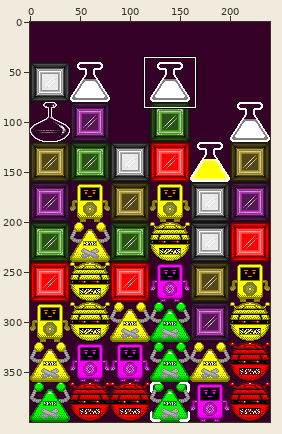
File history of a sprite sheet, levels/screens/0-party1.png. Above: a wide view before the commit, with the close-up outlined.
Close-up. First the earlier version:
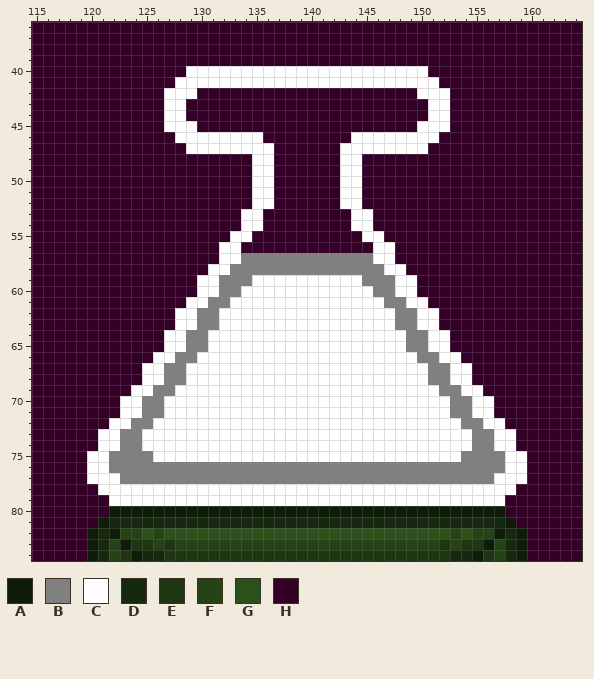
The file is 240x400 pixels. Colours within 5 levels of each other are drawn and written as one. Shown: x 115..164, y 36..84. The commit also changed other parts of the picture, which this record leaves out.
Palette (. is transparent): A #0f1c09  B #808080  C #ffffff  D #16280d  E #1e3612  F #254316  G #2d511b  H #350028
Pixels before (only the part around the change), first column x 117:
36 HHHHHHHHHHHHHHHHHHHHHHHHHHHHHHHHHHHHHHHHHHHHHHHH
37 HHHHHHHHHHHHHHHHHHHHHHHHHHHHHHHHHHHHHHHHHHHHHHHH
38 HHHHHHHHHHHHHHHHHHHHHHHHHHHHHHHHHHHHHHHHHHHHHHHH
39 HHHHHHHHHHHHHHHHHHHHHHHHHHHHHHHHHHHHHHHHHHHHHHHH
40 HHHHHHHHHHHHCCCCCCCCCCCCCCCCCCCCCCHHHHHHHHHHHHHH
41 HHHHHHHHHHHCCCCCCCCCCCCCCCCCCCCCCCCHHHHHHHHHHHHH
42 HHHHHHHHHHCCCHHHHHHHHHHHHHHHHHHHHCCCHHHHHHHHHHHH
43 HHHHHHHHHHCCHHHHHHHHHHHHHHHHHHHHHHCCHHHHHHHHHHHH
44 HHHHHHHHHHCCHHHHHHHHHHHHHHHHHHHHHHCCHHHHHHHHHHHH
45 HHHHHHHHHHCCCHHHHHHHHHHHHHHHHHHHHCCCHHHHHHHHHHHH
46 HHHHHHHHHHHCCCCCCCCHHHHHHHHCCCCCCCCHHHHHHHHHHHHH
47 HHHHHHHHHHHHCCCCCCCCHHHHHHCCCCCCCCHHHHHHHHHHHHHH
48 HHHHHHHHHHHHHHHHHHCCHHHHHHCCHHHHHHHHHHHHHHHHHHHH
49 HHHHHHHHHHHHHHHHHHCCHHHHHHCCHHHHHHHHHHHHHHHHHHHH
50 HHHHHHHHHHHHHHHHHHCCHHHHHHCCHHHHHHHHHHHHHHHHHHHH
51 HHHHHHHHHHHHHHHHHHCCHHHHHHCCHHHHHHHHHHHHHHHHHHHH
52 HHHHHHHHHHHHHHHHHHCCHHHHHHCCHHHHHHHHHHHHHHHHHHHH
53 HHHHHHHHHHHHHHHHHCCHHHHHHHHCCHHHHHHHHHHHHHHHHHHH
54 HHHHHHHHHHHHHHHHHCCHHHHHHHHCCHHHHHHHHHHHHHHHHHHH
55 HHHHHHHHHHHHHHHHCCHHHHHHHHHHCCHHHHHHHHHHHHHHHHHH
56 HHHHHHHHHHHHHHHCCHHHHHHHHHHHHCCHHHHHHHHHHHHHHHHH
57 HHHHHHHHHHHHHHHCCBBBBBBBBBBBBCCHHHHHHHHHHHHHHHHH
58 HHHHHHHHHHHHHHCCBBBBBBBBBBBBBBCCHHHHHHHHHHHHHHHH
59 HHHHHHHHHHHHHCCBBBCCCCCCCCCCBBBCCHHHHHHHHHHHHHHH
60 HHHHHHHHHHHHHCCBBCCCCCCCCCCCCBBCCHHHHHHHHHHHHHHH
61 HHHHHHHHHHHHCCBBCCCCCCCCCCCCCCBBCCHHHHHHHHHHHHHH
62 HHHHHHHHHHHCCBBCCCCCCCCCCCCCCCCBBCCHHHHHHHHHHHHH
63 HHHHHHHHHHHCCBBCCCCCCCCCCCCCCCCBBCCHHHHHHHHHHHHH
64 HHHHHHHHHHCCBBCCCCCCCCCCCCCCCCCCBBCCHHHHHHHHHHHH
65 HHHHHHHHHHCCBBCCCCCCCCCCCCCCCCCCBBCCHHHHHHHHHHHH
66 HHHHHHHHHCCBBCCCCCCCCCCCCCCCCCCCCBBCCHHHHHHHHHHH
67 HHHHHHHHCCBBCCCCCCCCCCCCCCCCCCCCCCBBCCHHHHHHHHHH
68 HHHHHHHHCCBBCCCCCCCCCCCCCCCCCCCCCCBBCCHHHHHHHHHH
69 HHHHHHHCCBBCCCCCCCCCCCCCCCCCCCCCCCCBBCCHHHHHHHHH
70 HHHHHHCCBBCCCCCCCCCCCCCCCCCCCCCCCCCCBBCCHHHHHHHH
71 HHHHHHCCBBCCCCCCCCCCCCCCCCCCCCCCCCCCBBCCHHHHHHHH
72 HHHHHCCBBCCCCCCCCCCCCCCCCCCCCCCCCCCCCBBCCHHHHHHH
73 HHHHCCBBCCCCCCCCCCCCCCCCCCCCCCCCCCCCCCBBCCHHHHHH
74 HHHHCCBBCCCCCCCCCCCCCCCCCCCCCCCCCCCCCCBBCCHHHHHH
75 HHHCCBBBBCCCCCCCCCCCCCCCCCCCCCCCCCCCCBBBBCCHHHHH
76 HHHCCBBBBBBBBBBBBBBBBBBBBBBBBBBBBBBBBBBBBCCHHHHH
77 HHHCCCBBBBBBBBBBBBBBBBBBBBBBBBBBBBBBBBBBCCCHHHHH
78 HHHHCCCCCCCCCCCCCCCCCCCCCCCCCCCCCCCCCCCCCCHHHHHH
79 HHHHHCCCCCCCCCCCCCCCCCCCCCCCCCCCCCCCCCCCCHHHHHHH
80 HHHHHAAAAAAAAAAAAAAAAAAAAAAAAAAAAAAAAAAAAHHHHHHH
81 HHHHADDDDDDDDDDDDDDDDDDDDDDDDDDDDDDDDDDDDAHHHHHH
82 HHHADAFFGFGGGGGGGGGGGGGGGGGGGGGGGGGGFGFFADAHHHHH
83 HHHADFAEEFEFFFFFFFFFFFFFFFFFFFFFFFFEFEEAFDAHHHHH
84 HHHADFEADDEEEEEEEEEEEEEEEEEEEEEEEEEEDDAEFDAHHHHH
After the commit:
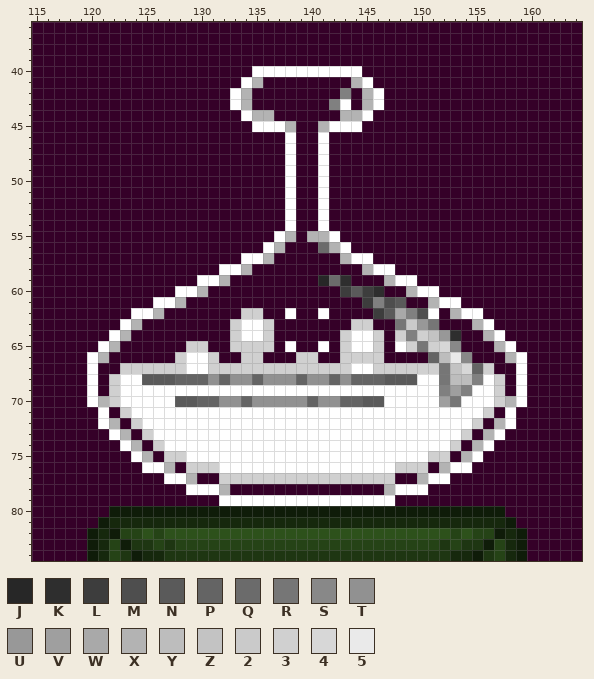
Colours new in this view: J #272727  K #2e2e2e  L #3d3d3d  M #4e4e4e  N #5a5a5a  P #646464  Q #6b6b6b  R #767676  S #888888  T #919191  U #989898  V #9f9f9f  W #a9a9a9  X #b3b3b3  Y #bdbdbd  Z #c3c3c3  2 #cacaca  3 #d0d0d0  4 #d7d7d7  5 #eaeaea
Diff:
Changed rows in their new state; - is an unchanged pixel.
first column x 120:
40 ---------HHHHHH----------HHHHHH---------
41 --------HHHHHH-XHHHHHHHHX-HHHHHH--------
42 -------HHH---CX--------B-XC---HHH-------
43 -------HH----CX-------BC-XC----HH-------
44 -------HH-----CXX------XXC-----HH-------
45 -------HHH-----CCCX--XCCC-----HHH-------
46 --------HHHHHHHH--C--C--HHHHHHHH--------
47 ---------HHHHHHHH-C--C-HHHHHHHH---------
48 ---------------HH-C--C-HH---------------
49 ---------------HH-C--C-HH---------------
50 ---------------HH-C--C-HH---------------
51 ---------------HH-C--C-HH---------------
52 ---------------HH-C--C-HH---------------
53 --------------HH--C--C--HH--------------
54 --------------HH--C--C--HH--------------
55 -------------HH--CX-XXC--HH-------------
56 ------------HH--CX---QXC--HH------------
57 ------------HHCCXHHHHHHXCCHH------------
58 -----------H-CXHHHHHHHHHHXC-H-----------
59 ------------XHHHHHHHHJQKHHHX------------
60 --------CCXHHHHHHHHHHHHLNLKHHXCC--------
61 ------CCXHHHHHHHHHHHHHHHHLBMNHHXCC------
62 ----CCX-HHHHHH33HH-HH-HHHHLNW-M--XCC----
63 ---CX---HHHHH3--3HHHHHHH33HHR2UR---XC---
64 --CX---HHHHHH3--3HHHHHH3--3H3-3ZUK--XC--
65 -CX----HH33HH3333H-HH-H3--3H-3R34S---XC-
66 CX----HH3C-3HH33HHH33HH3333HHHHPY5S---XC
67 C--333333--3333333333333--333333RZ4P3--C
68 C-3CCNNNPPPTPTTPTTTPTTPTPPPNNN-CRYYBC3-C
69 C-3C--CC-------------------------VB-C3-C
70 CX3--CC-NNPPTTPTTTTTPTTPPNN-----VRC--3XC
71 -C-3-CC--------------------------CC-3-C-
72 -CXH3C----------------------------C3HXC-
73 -H-XH3----------------------------3HX-H-
74 -HHCXH3--------------------------3HXCHH-
75 HHHHCXH33----------------------33HXCHHHH
76 HHHHHCCXH333CCCCCCCCCCCCCCCC333HXCCHHHHH
77 HHHHHHHCCXHH3333333333333333HHXCCHHHHHHH
78 -HHHHHHHH---XHHHHHHHHHHHHHHX---HHHHHHHH-
79 --HHHHHHHHHH----------------HHHHHHHHHH--
Where, in picture pixels (left, top, right, bottom), the same in both close-ups:
changed: (87, 66, 527, 506)
